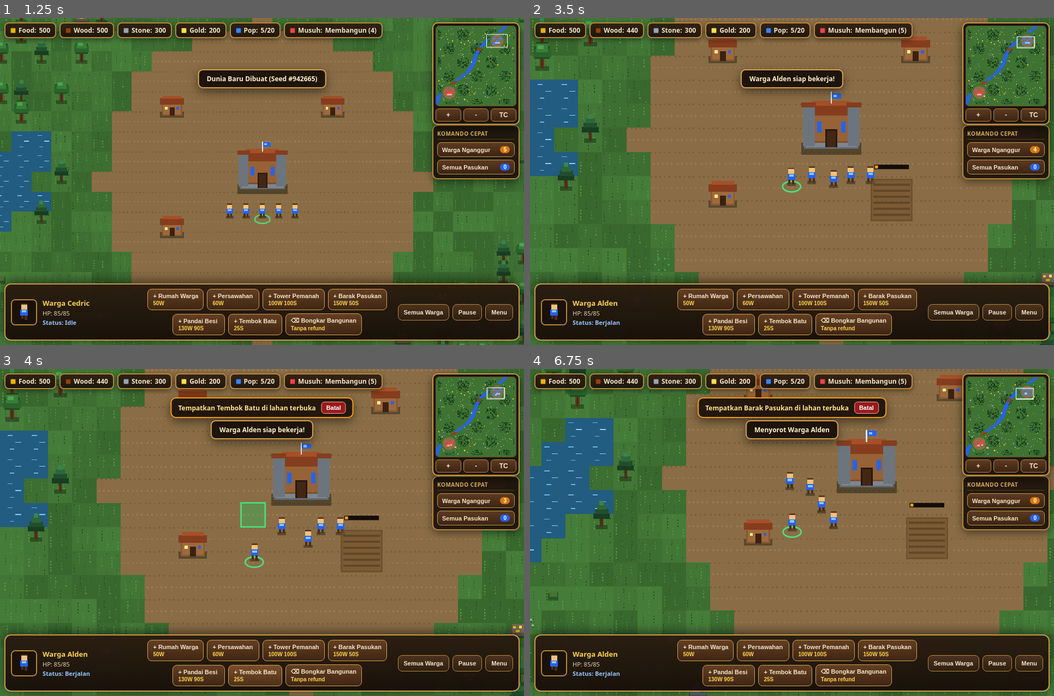
Above: before the commit, frames 1-4 (two rows, left to right).
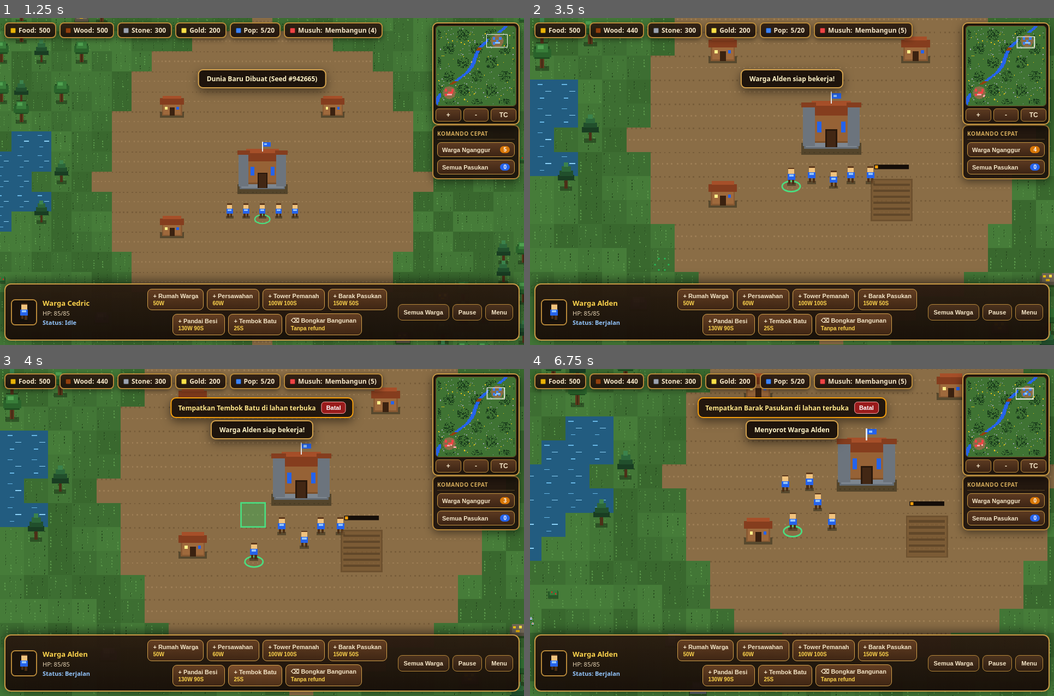
Above: after the commit, the same moments.

Repository: vexelkang-cell/gamepai
Game: browser game, page games/kingdom-war-2d/index.html
Same seed, same stepped clock (60 frames per second), same inputs: the game is played once before the commit and once after it.
Inputs (mouse positions are in pixels of both pictures, inside the frame that each line leads up to):
- Up to frame 1 (1.25 s): click "NEW GAME" at 0.27 s; click (262, 214) at 1.07 s
- Up to frame 2 (3.5 s): click "+ Persawahan 60W" at 1.27 s; click (687, 148) at 1.67 s; click "+" at 1.87 s; press the mouse at (896, 132) at 2.27 s; release the mouse at (792, 116) at 2.4 s; click "TC" at 2.47 s; click (870, 246) at 2.87 s; click "Warga Nganggur 4" at 3.07 s; click (661, 263) at 3.47 s
- Up to frame 3 (4 s): click "+ Tembok Batu 25S" at 3.67 s
- Up to frame 4 (6.75 s): press the mouse at (792, 467) at 4.07 s; release the mouse at (739, 646) at 4.2 s; click "⌫ Bongkar Bangunan Tanpa refu…" at 4.27 s; click (949, 548) at 4.67 s; click "Semua Warga" at 4.87 s; click (634, 532) at 5.27 s; click "Semua Pasukan 0" at 5.47 s; press the mouse at (739, 646) at 5.87 s; release the mouse at (687, 499) at 6 s; click "+ Barak Pasukan 150W 50S" at 6.07 s; click (844, 418) at 6.47 s; click "Warga Nganggur 0" at 6.67 s

Frame 1 is identical in both runs. In frame 2, less than 0.1% of the frame differs, in the area x 47-87%, y 23-54%; in frame 3, 0.2%; in frame 4, 3.6%, in the area x 0-100%, y 0-100%.

Commit message:
Smooth unit separation steering

Diff:
--- a/games/kingdom-war-2d/index.html
+++ b/games/kingdom-war-2d/index.html
@@ -2101,36 +2101,62 @@
         const dist = Math.hypot(dx, dy);
         if (dist <= 4) return true;
 
-        if (Math.abs(dx) > 0.5) this.facingLeft = dx < 0;
+        // Steering pemisah yang halus: unit saling memberi ruang tanpa
+        // melakukan lompatan kecil ke kiri/kanan yang berubah setiap frame.
+        let steerX = dx / dist;
+        let steerY = dy / dist;
+        const groups = [world.workers, world.soldiers];
+        for (let g = 0; g < groups.length; g++) {
+          const units = groups[g];
+          for (let i = 0; i < units.length; i++) {
+            const other = units[i];
+            if (other === this || other.hp <= 0) continue;
+
+            let awayX = this.x - other.x;
+            let awayY = this.y - other.y;
+            let gap = Math.hypot(awayX, awayY);
+            const minGap = this.radius + other.radius + 3;
+            const influence = minGap + 15;
+            if (gap >= influence) continue;
+
+            // Arah deterministik saat dua unit tepat berada di titik sama.
+            if (gap < 0.01) {
+              const seed = (this.x * 17 + this.y * 31 + i * 47 + g * 13) * 0.017;
+              awayX = Math.cos(seed);
+              awayY = Math.sin(seed);
+              gap = 1;
+            } else {
+              awayX /= gap;
+              awayY /= gap;
+            }
+
+            const strength = Math.min(1.15, (influence - gap) / influence * 1.15);
+            steerX += awayX * strength;
+            steerY += awayY * strength;
+          }
+        }
+
+        const steerLength = Math.hypot(steerX, steerY) || 1;
+        steerX /= steerLength;
+        steerY /= steerLength;
+        if (Math.abs(steerX) > 0.05) this.facingLeft = steerX < 0;
+
         const step = Math.min(dist, this.speed * dt);
-        const vx = (dx / dist) * step;
-        const vy = (dy / dist) * step;
-        const nx = clamp(this.x + vx, 20, CONFIG.WORLD_WIDTH - 20);
-        const ny = clamp(this.y + vy, 20, CONFIG.WORLD_HEIGHT - 20);
-
-        // Coba arah tujuan lebih dulu, lalu geser samping jika terhalang unit lain.
-        const candidates = [
-          [nx, ny],
-          [nx, this.y],
-          [this.x, ny]
-        ];
-        const angle = Math.atan2(vy, vx);
-        const sideStep = Math.min(step, 3.5);
-        for (const side of [1, -1]) {
-          const a = angle + side * 0.85;
-          candidates.push([
-            clamp(this.x + Math.cos(a) * sideStep, 20, CONFIG.WORLD_WIDTH - 20),
-            clamp(this.y + Math.sin(a) * sideStep, 20, CONFIG.WORLD_HEIGHT - 20)
-          ]);
-        }
-
-        for (let i = 0; i < candidates.length; i++) {
-          const [cx, cy] = candidates[i];
-          if (Math.hypot(cx - this.x, cy - this.y) < 0.1) continue;
-          if (this.canOccupyUnitPosition(cx, cy, world)) {
-            this.x = cx;
-            this.y = cy;
-            break;
+        const nx = clamp(this.x + steerX * step, 20, CONFIG.WORLD_WIDTH - 20);
+        const ny = clamp(this.y + steerY * step, 20, CONFIG.WORLD_HEIGHT - 20);
+
+        // Pertahankan kecepatan dan arah secara konsisten; fallback sumbu
+        // hanya dipakai bila posisi diagonal terhalang medan atau unit.
+        if (this.canOccupyUnitPosition(nx, ny, world)) {
+          this.x = nx;
+          this.y = ny;
+        } else {
+          const axisX = clamp(this.x + (dx / dist) * step, 20, CONFIG.WORLD_WIDTH - 20);
+          const axisY = clamp(this.y + (dy / dist) * step, 20, CONFIG.WORLD_HEIGHT - 20);
+          if (this.canOccupyUnitPosition(axisX, this.y, world)) {
+            this.x = axisX;
+          } else if (this.canOccupyUnitPosition(this.x, axisY, world)) {
+            this.y = axisY;
           }
         }
         return false;
